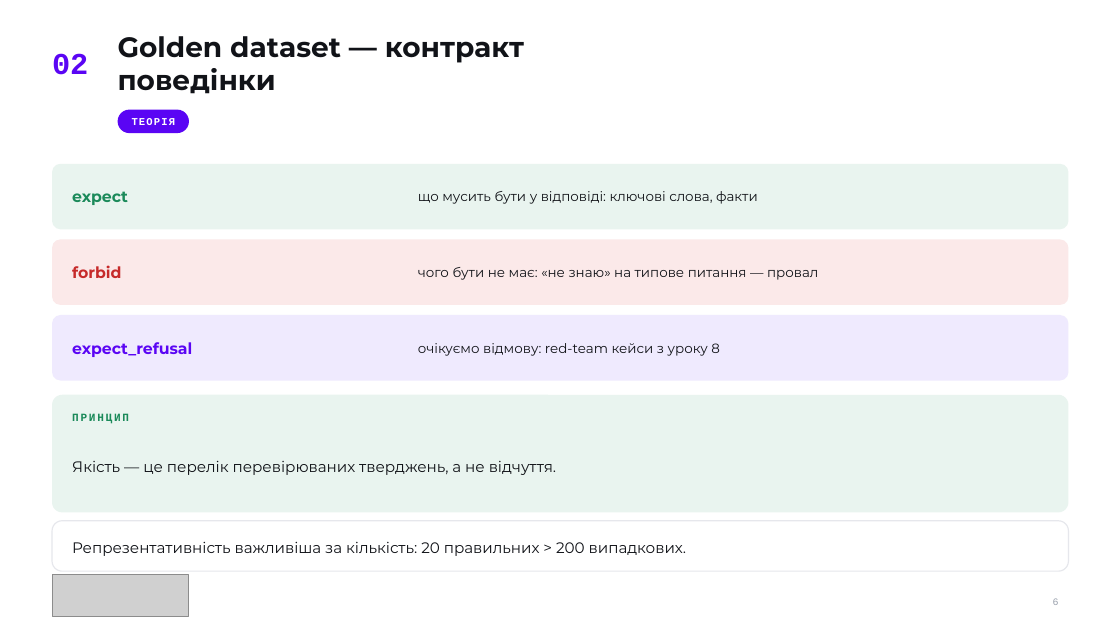
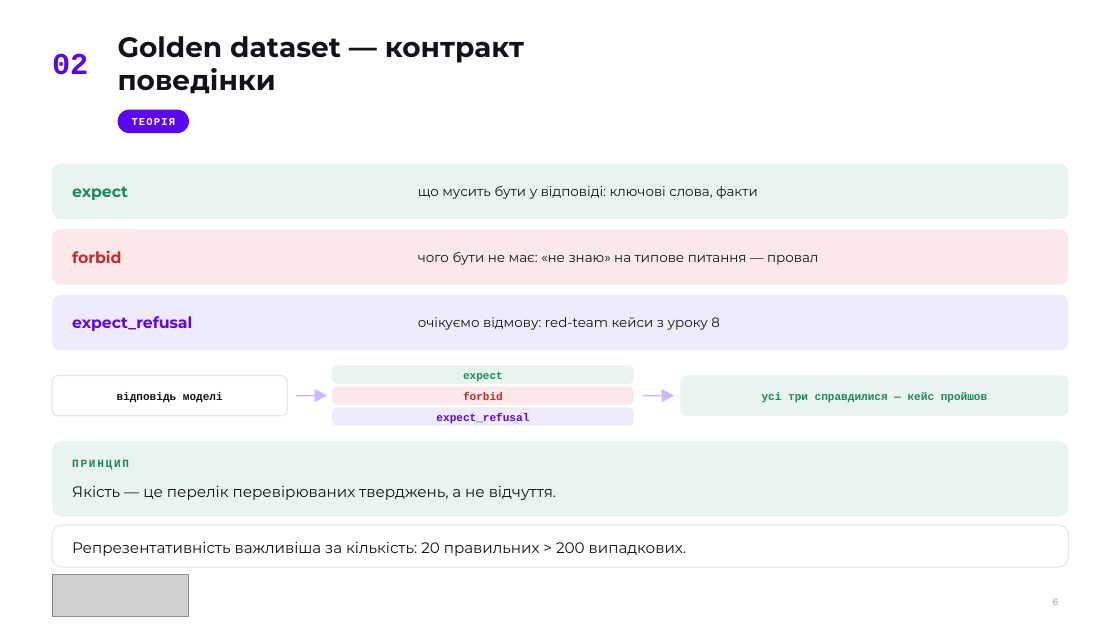
Before and after one commit to TarasFedorenkoFTV/llmops-bootcamp, a slide deck: slide 6 of docs/decks/L10.pptx. Drawn at 1120x630 pixels with LibreOffice and Linux fonts; fonts in the diff are those of the drawing; grey boxes stand for pictures. Boxes give left, top, right and bottom in pixels: in the first picture for what was removed or moved away, otherwise in the second. Text is boxed around its words. In the diff, an @@ line names an element or a change of style, - is before the commit and + after.

```diff
--- a/docs/decks/L10.pptx
+++ b/docs/decks/L10.pptx
@@ rounded rectangle: place and size @@
-rounded rectangle at <box>52,164,1069,229</box>
+rounded rectangle at <box>52,164,1069,219</box>
@@ text "expect": place and size @@
-text "expect" at <box>72,191,128,205</box>
+text "expect" at <box>72,186,128,200</box>
@@ text "що мусить бути у відповіді: ...": place and size @@
-text "що мусить бути у відповіді: ..." at <box>418,191,758,204</box>
+text "що мусить бути у відповіді: ..." at <box>418,186,758,199</box>
@@ rounded rectangle: place and size @@
-rounded rectangle at <box>52,239,1069,305</box>
+rounded rectangle at <box>52,229,1069,285</box>
@@ text "forbid": place and size @@
-text "forbid" at <box>72,265,121,278</box>
+text "forbid" at <box>72,250,121,263</box>
@@ text "чого бути не має: «не ...": place and size @@
-text "чого бути не має: «не ..." at <box>418,267,818,280</box>
+text "чого бути не має: «не ..." at <box>418,252,818,265</box>
@@ rounded rectangle: place and size @@
-rounded rectangle at <box>52,315,1069,381</box>
+rounded rectangle at <box>52,295,1069,350</box>
@@ text "expect_refusal": place and size @@
-text "expect_refusal" at <box>72,342,192,357</box>
+text "expect_refusal" at <box>72,316,192,331</box>
@@ text "очікуємо відмову: red-team кейси з ...": place and size @@
-text "очікуємо відмову: red-team кейси з ..." at <box>418,343,720,356</box>
+text "очікуємо відмову: red-team кейси з ..." at <box>418,317,720,330</box>
@@ rounded rectangle added at <box>52,376,287,416</box>, fill #FFFFFF, outline #E6E7EC 1 pt @@
@@ triangle added at <box>315,389,327,402</box>, fill #C9B8FB @@
@@ rounded rectangle added at <box>332,365,634,384</box>, fill #E9F4EF @@
@@ rounded rectangle added at <box>332,386,634,405</box>, fill #FBE9E9 @@
@@ text added at <box>463,371,503,382</box>, 9.5 pt, text #1B8A5A, bold @@
+expect
@@ triangle added at <box>662,389,674,402</box>, fill #C9B8FB @@
@@ rounded rectangle added at <box>681,376,1069,416</box>, fill #E9F4EF @@
@@ text added at <box>117,392,223,403</box>, 9.5 pt, text #111318, bold @@
+відповідь моделі
@@ line added from (296, 396) to (318, 396), #C9B8FB 1.25 pt @@
@@ rounded rectangle added at <box>332,408,634,426</box>, fill #EFEAFE @@
@@ text added at <box>436,413,529,424</box>, 9.5 pt, text #5A05F4, bold @@
+expect_refusal
@@ text added at <box>463,392,503,400</box>, 9.5 pt, text #C62A2A, bold @@
+forbid
@@ line added from (643, 396) to (665, 396), #C9B8FB 1.25 pt @@
@@ text added at <box>762,392,987,403</box>, 9.5 pt, text #1B8A5A, bold @@
+усі три справдилися — кейс пройшов
@@ proportions changed in 5 elements at <box>52,164,1069,219</box>, <box>52,229,1069,285</box>, <box>52,295,1069,350</box>, <box>52,525,1069,567</box>, <box>52,441,1069,517</box> @@
@@ rounded rectangle: place and size @@
-rounded rectangle at <box>52,395,1069,513</box>
+rounded rectangle at <box>52,441,1069,517</box>
@@ text "Якість — це перелік перевірюваних ...": place and size @@
-text "Якість — це перелік перевірюваних ..." at <box>72,461,556,475</box>
+text "Якість — це перелік перевірюваних ..." at <box>72,486,556,500</box>
@@ text "ПРИНЦИП": place and size @@
-text "ПРИНЦИП" at <box>72,413,129,424</box>
+text "ПРИНЦИП" at <box>72,459,129,470</box>
@@ rounded rectangle: place and size @@
-rounded rectangle at <box>52,521,1069,571</box>
+rounded rectangle at <box>52,525,1069,567</box>
```
Also in this commit, not shown: 7 other files.
